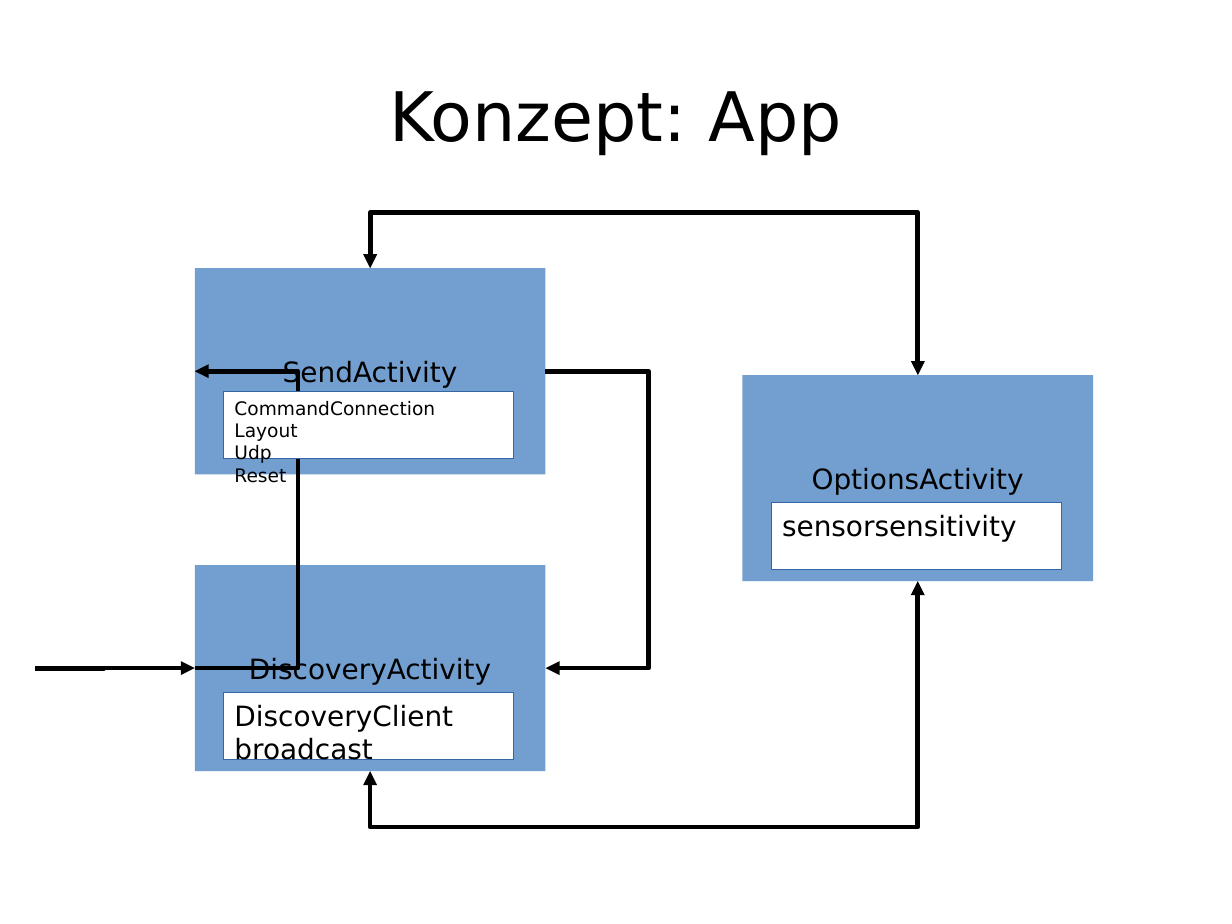
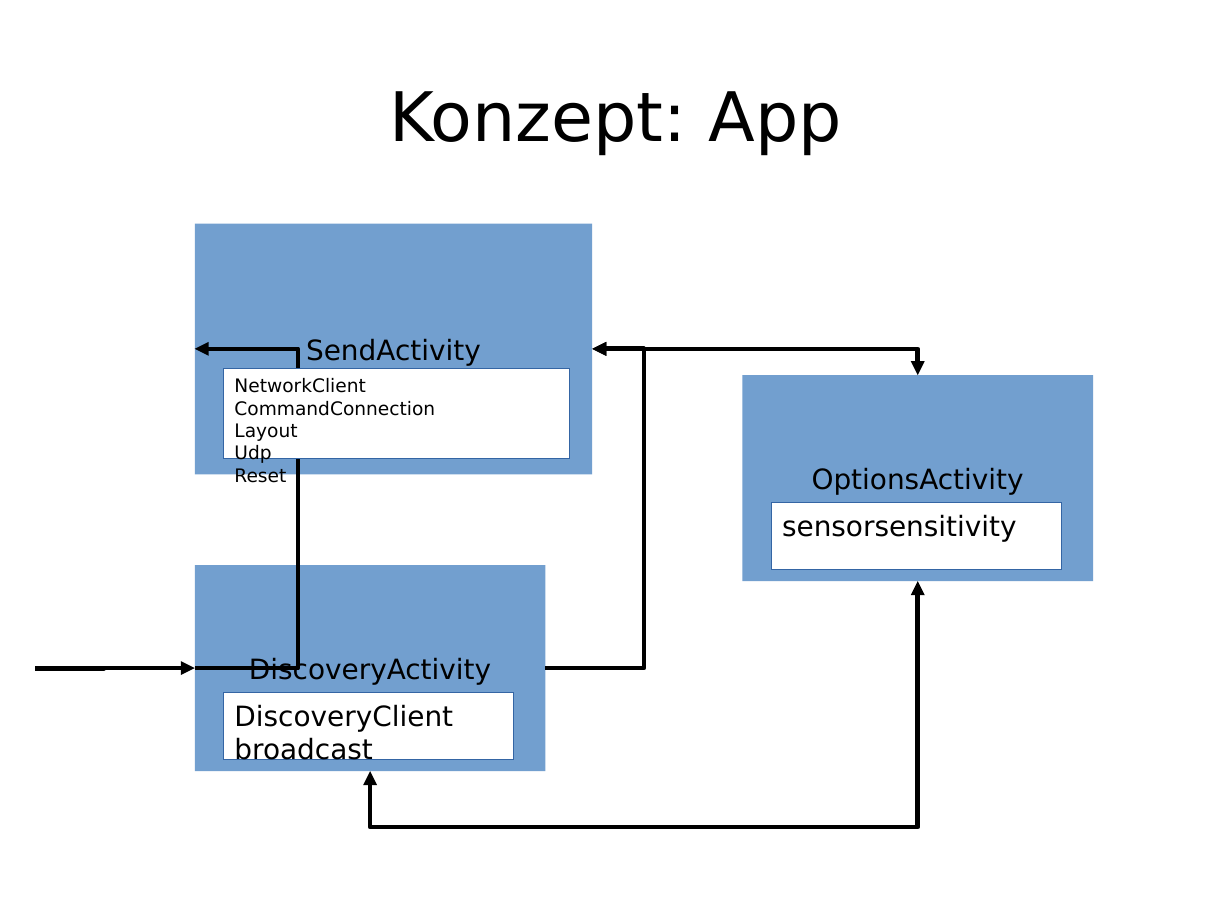
Before and after one commit to enra64/psychic-giggle, a slide deck: slide 9 of zwischenstand anfang dezember.odp. Drawn at 1232x924 pixels with LibreOffice and Linux fonts; fonts in the diff are those of the drawing. Boxes give left, top, right and bottom in pixels: in the first picture for what was removed or moved away, otherwise in the second. Text is boxed around its words. In the diff, an @@ line names an element or a change of style, - is before the commit and + after.

```diff
--- a/zwischenstand anfang dezember.odp
+++ b/zwischenstand anfang dezember.odp
@@ rectangle "SendActivity": place and size @@
-rectangle "SendActivity" at bbox=[195, 268, 546, 474]
+rectangle "SendActivity" at bbox=[195, 224, 593, 474]
@@ elbow arrow moved from (195, 669) - (195, 371) to (195, 669) - (195, 349) @@
@@ elbow arrow moved from (546, 371) - (546, 669) to (546, 669) - (593, 349) @@
@@ elbow double arrow moved from (370, 268) - (918, 376) to (593, 349) - (918, 376) @@
@@ text "NetworkClient": place and size @@
-text "NetworkClient" at bbox=[234, 401, 435, 487]
+text "NetworkClient" at bbox=[234, 378, 435, 487]
@@ rectangle added at bbox=[224, 369, 570, 458], fill #FFFFFF, outline #3465A4 0 pt @@
@@ text at bbox=[234, 378, 365, 393]: paragraph added @@
+NetworkClient
```
Also in this commit, not shown: 18 other files.
